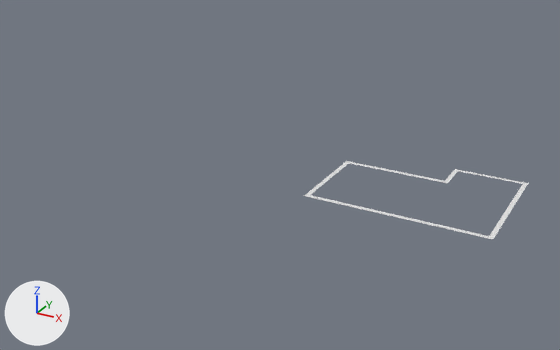
The Blender file дом.blend, before and after one commit.
The view is the same before and after, from a camera (50 mm lens) standing at (17.1, -42.6, 19.4) and looking at (-5.2, -2.0, -1.0). The lights are fixed; the arrows at lower left show +X, +Y and +Z.

Before the edit, the objects in view are built like this:
```python
me_плоскость = bpy.data.meshes.new('Плоскость')
me_плоскость.from_pydata(...)  # 36 vertices, 18 faces; spans x -1.5..9.6, y -5.92..2.23, z 0.0
ob_плоскость = bpy.data.objects.new('Плоскость', me_плоскость)
ob_плоскость.location = (0.0, 0.0, 0.0)
```
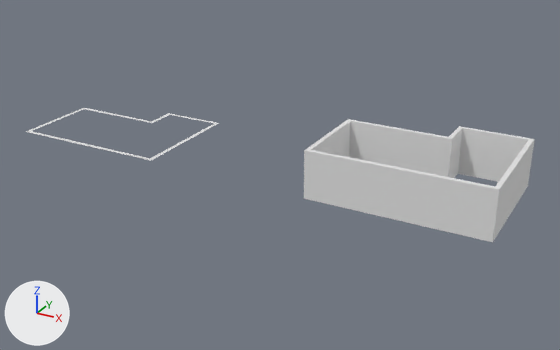
Pixel boxes [x1, y1, x2, y2] of what changed, in the pictures (560 x 350 px):
'Плоскость', reshaped (57% taller)
    before: [304, 161, 528, 239]
    after: [304, 119, 535, 242]
'Плоскость.001', added
    after: [26, 108, 219, 161]

The change in detail:
me_плоскость is used by ob_плоскость; location (0.0, 0.0, 0.0).
me_плоскость had 36 vertices, 18 faces and spanned x -1.5..9.6, y -5.92..2.23, z 0.0.
me_плоскость now has 216 vertices, 210 faces and spans x -1.5..9.6, y -5.92..2.23, z -0.17..2.87.
Part 1, on me_плоскость:
18 faces are deleted.
36 new vertices lie (0.0, 0.0, 0.82) away from vertices in x -1.5..9.6, y -5.92..2.23, z 0.0.
36 new vertices lie (0.0, 0.0, -0.17) away from vertices in x -1.5..9.6, y -5.92..2.23, z 0.0.
36 new vertices lie (0.0, 0.0, 1.74) away from vertices in x -1.5..9.6, y -5.92..2.23, z 0.82.
36 new vertices lie (0.0, 0.0, 0.31) away from vertices in x -1.5..9.6, y -5.92..2.23, z 2.56.
6 new vertices lie (0.0, -1.74, 0.0) away from vertices in x -1.5..-1.22, y -0.14, z 0.82..2.87.
6 new vertices lie (0.0, 1.32, 0.0) away from vertices in x -1.5..-1.22, y -5.64, z 0.82..2.87.
6 new vertices lie (-4.35, 0.0, 0.0) away from vertices in x 9.32, y -5.92..-5.64, z 0.82..2.87.
6 new vertices lie (4.48, 0.0, 0.0) away from vertices in x -1.22, y -5.92..-5.64, z 0.82..2.87.
6 new vertices lie (0.0, 3.73, 0.0) away from vertices in x 9.32..9.6, y -5.64, z 0.82..2.87.
6 new vertices lie (0.0, -0.54, 0.0) away from vertices in x 9.32..9.6, y 0.86, z 0.82..2.87.
210 new faces join them.
Object 'Плоскость.001' (ob_плоскость_001) is new; it shows a copy of the mesh of ob_плоскость.
Its location is (-22.23, 0.0, 0.0).
